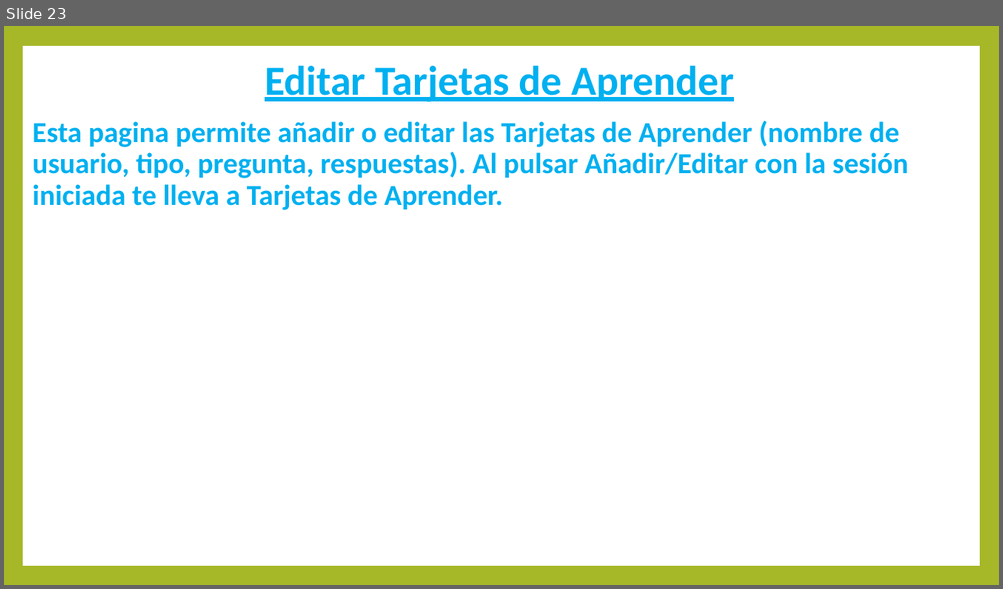
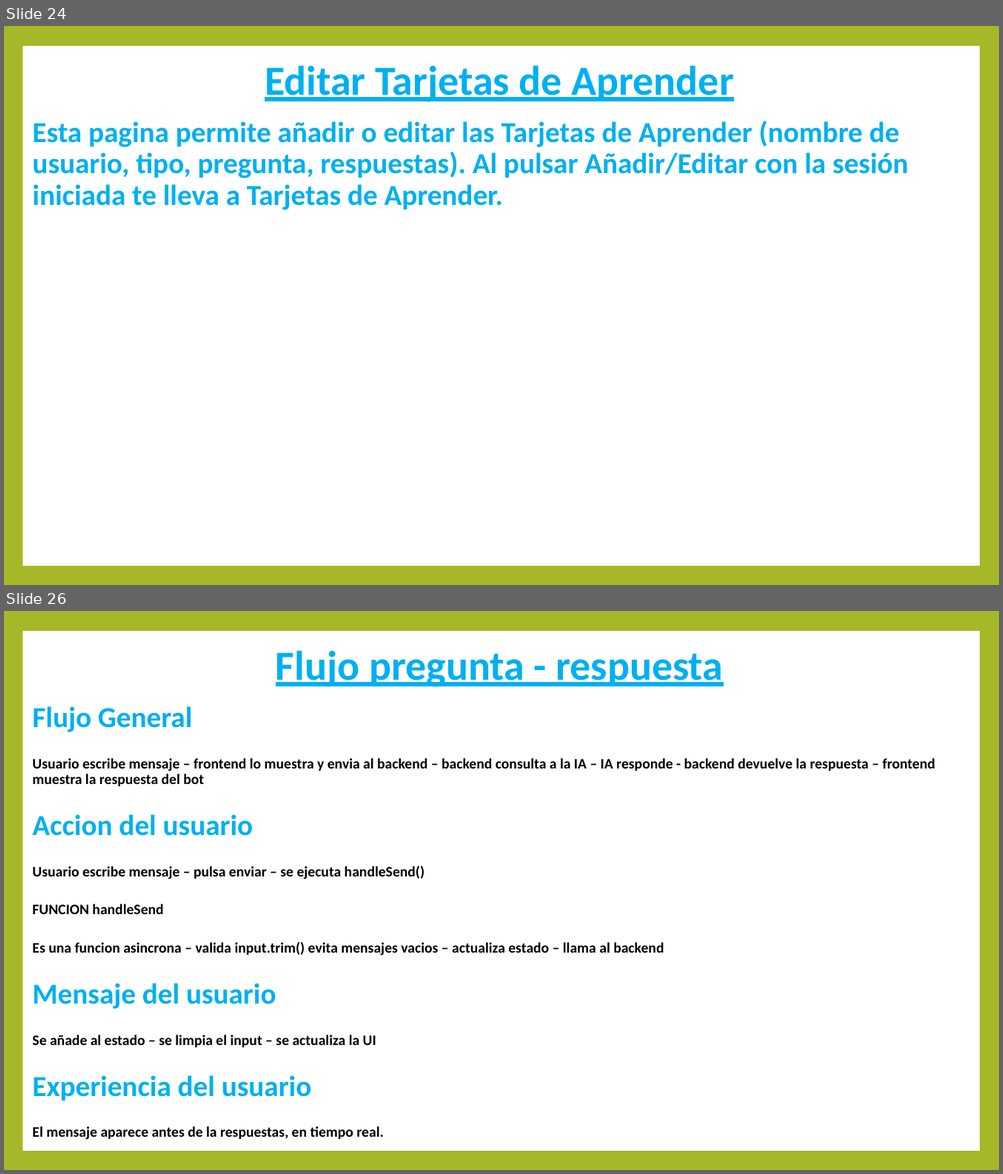
Before and after one commit to DavidCorredorMiguel/proyectogrupo2, a slide deck: Presentacion Tech Learn.pptx. Shown one above the other, each under a label of ours: slide 23 before the commit, slides 24 and 26 after it; the slides between them are not shown. The pictures are 1003x589 and 1003x1174 pixels, drawn with LibreOffice and Linux fonts; fonts in the diff are those of the drawing. Boxes give left, top, right and bottom in pixels: in the first picture for what was removed or moved away, otherwise in the second. Text is boxed around its words. In the diff, an @@ line names an element or a change of style, - is before the commit and + after.

Commit message:
Integrar mejoras del chatbot tras actualizar main

```diff
--- a/Presentacion Tech Learn.pptx
+++ b/Presentacion Tech Learn.pptx
@@ slide 26 added at bbox=[4, 611, 999, 1170], background #A6B727; not listed: 1 template element that a slide beside it also shows @@
@@ title added at bbox=[276, 650, 723, 687], 40 pt, text #00B0F0, bold, underline @@
+Flujo pregunta - respuesta
@@ text added at bbox=[32, 706, 935, 1140], 14 pt, text #000000, bold @@
+Flujo General
+Usuario escribe mensaje – frontend lo muestra y envia al backend – backend consulta a la IA – IA responde - backend devuelve la respuesta – frontend muestra la respuesta del bot
+Accion del usuario
+Usuario escribe mensaje – pulsa enviar – se ejecuta handleSend()
+FUNCION handleSend
+Es una funcion asincrona – valida input.trim() evita mensajes vacios – actualiza estado – llama al backend
+Mensaje del usuario
+Se añade al estado – se limpia el input – se actualiza la UI
+Experiencia del usuario
+El mensaje aparece antes de la respuestas, en tiempo real.
@@ what was slide 23 is now slide 24 @@
```
Also in this commit, not shown: 20 other slides changed, 5 other slides added, 6 other files.
